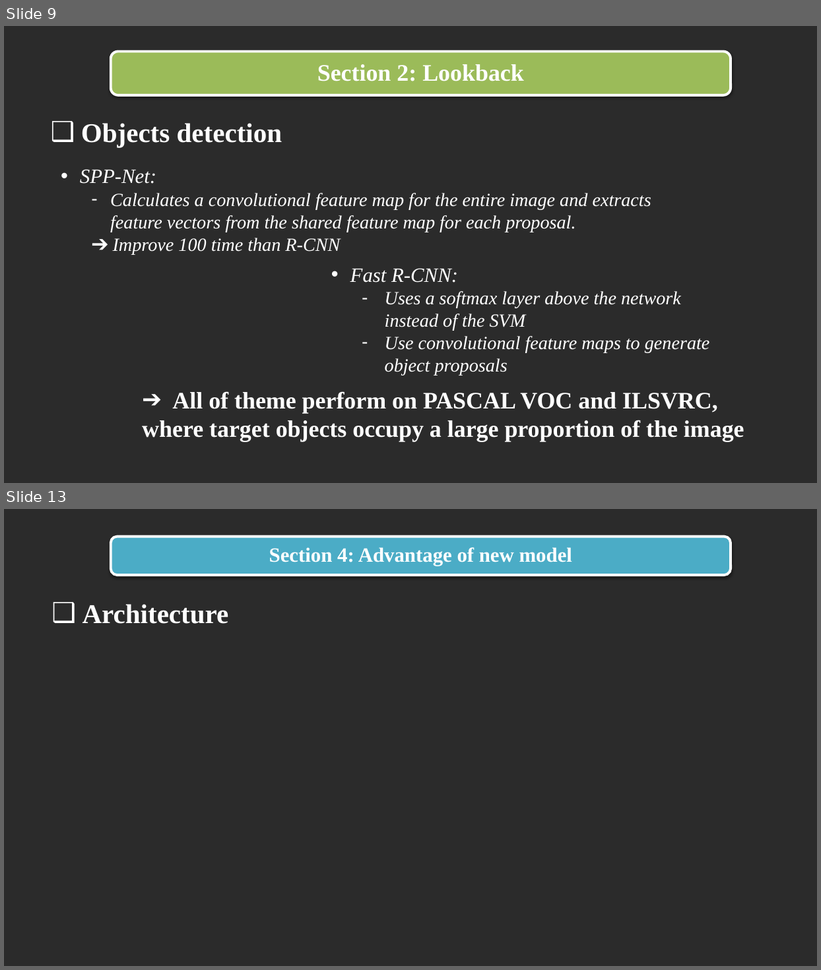
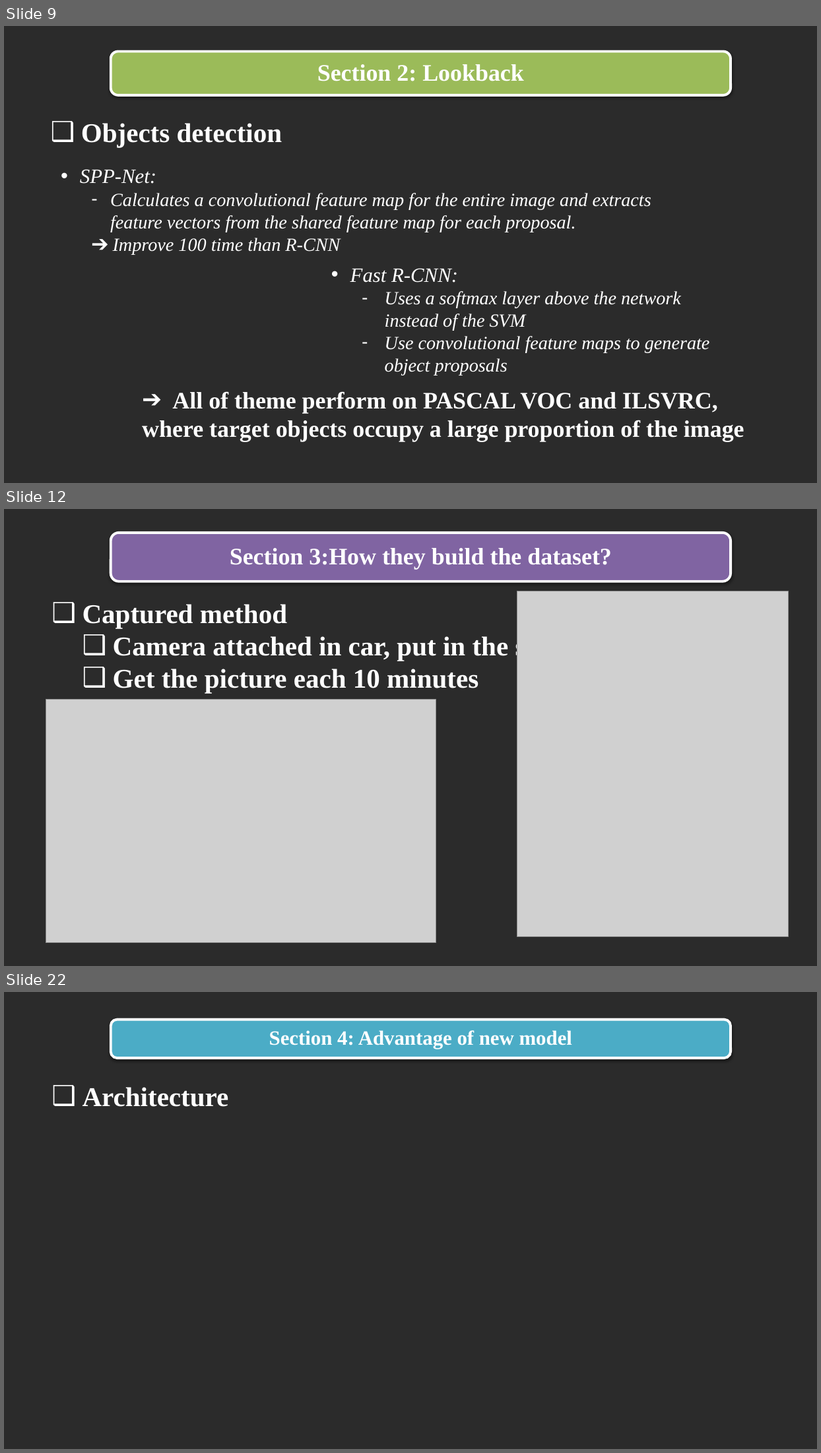
Before and after one commit to trandinhlam/document, a slide deck: AI_NangCao/slide/slide.pptx. Shown one above the other, each under a label of ours: slides 9 and 13 before the commit, slides 9, 12 and 22 after it; the slides between them are not shown. The pictures are 821x970 and 821x1453 pixels, drawn with LibreOffice and Linux fonts; fonts in the diff are those of the drawing; grey boxes stand for pictures; background and template pictures are left out; a plain dark background stands for a picture behind light text. Boxes give left, top, right and bottom in pixels: in the first picture for what was removed or moved away, otherwise in the second. Text is boxed around its words. In the diff, an @@ line names an element or a change of style, - is before the commit and + after.

Commit message:
update section 3 (dataset) in slide

```diff
--- a/AI_NangCao/slide/slide.pptx
+++ b/AI_NangCao/slide/slide.pptx
@@ slide 12 added at [4,509,817,966], background picture (left out) @@
@@ rounded rectangle added at [111,533,731,582], fill #8064A2, outline #FFFFFF 3 pt @@
@@ text added at [230,548,612,569], 28 pt, text #FFFFFF, bold @@
+Section 3:How they build the dataset?
@@ text added at [83,604,616,693], 32 pt, text #FFFFFF, bold @@
+❑ Captured method
+  ❑ Camera attached in car, put in the shoulder
+  ❑ Get the picture each 10 minutes
@@ picture added at [517,591,789,938] @@
@@ picture added at [46,699,436,943] @@
@@ what was slide 13 is now slide 22 @@
```
Also in this commit, not shown: 3 slides changed, 8 other slides added, 10 other files.
